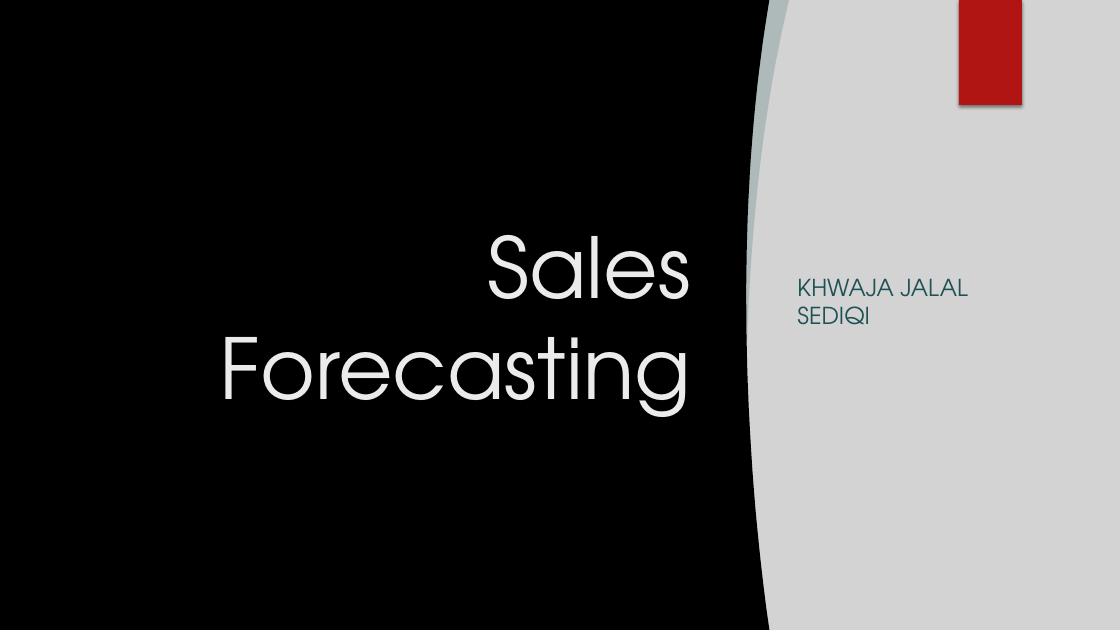
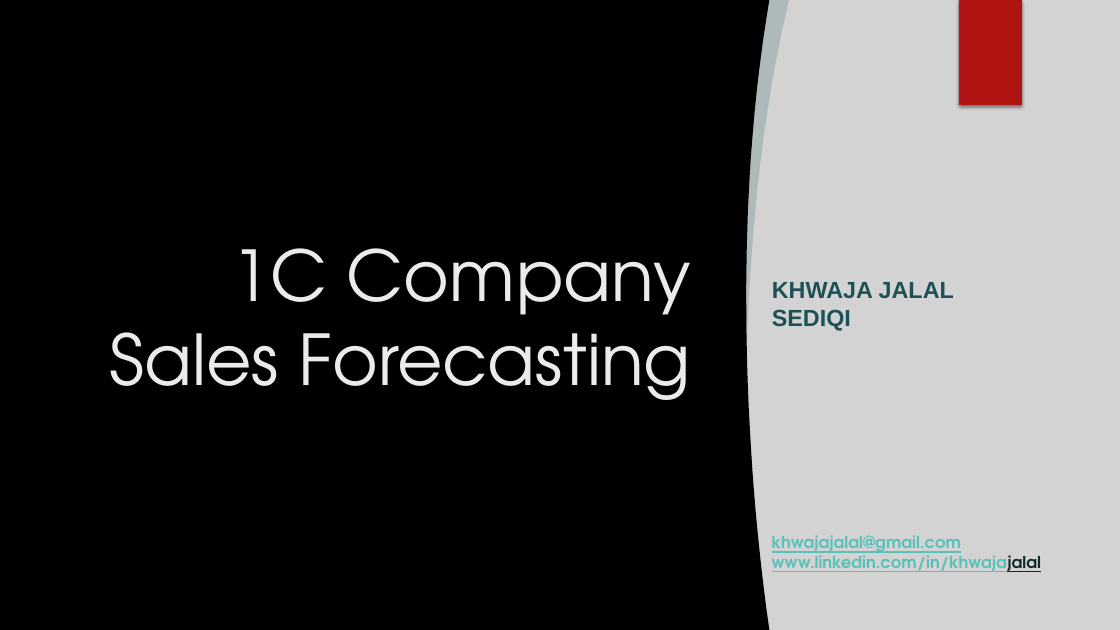
Before and after one commit to khwajajalal/Capstone4-Sales-Prediction, a slide deck: slide 1 of Sales Forecasting.pptx. Drawn at 1120x630 pixels with LibreOffice and Linux fonts; fonts in the diff are those of the drawing; background and template pictures are left out. Boxes give left, top, right and bottom in pixels: in the first picture for what was removed or moved away, otherwise in the second. Text is boxed around its words. In the diff, an @@ line names an element or a change of style, - is before the commit and + after.

```diff
--- a/Sales Forecasting.pptx
+++ b/Sales Forecasting.pptx
@@ subtitle "KHWAJA JALAL SEDIQI": place and size @@
-subtitle "KHWAJA JALAL SEDIQI" at [797, 278, 968, 325]
+subtitle "KHWAJA JALAL SEDIQI" at [772, 282, 954, 331]
@@ subtitle "KHWAJA JALAL SEDIQI" at [772, 282, 954, 331]: font TeX Gyre Adventor to Arial, bold on @@
@@ title at [109, 248, 691, 400]: text changed; size 72 to 60 pt @@
-Sales Forecasting
+1C Company
+Sales Forecasting
@@ text added at [772, 535, 1041, 572], 14 pt, text #58C1BA, bold, underline @@
+khwajajalal@gmail.com
+www.linkedin.com/in/khwajajalal
```
Also in this commit, not shown: 5 other slides changed, 1 other file.
